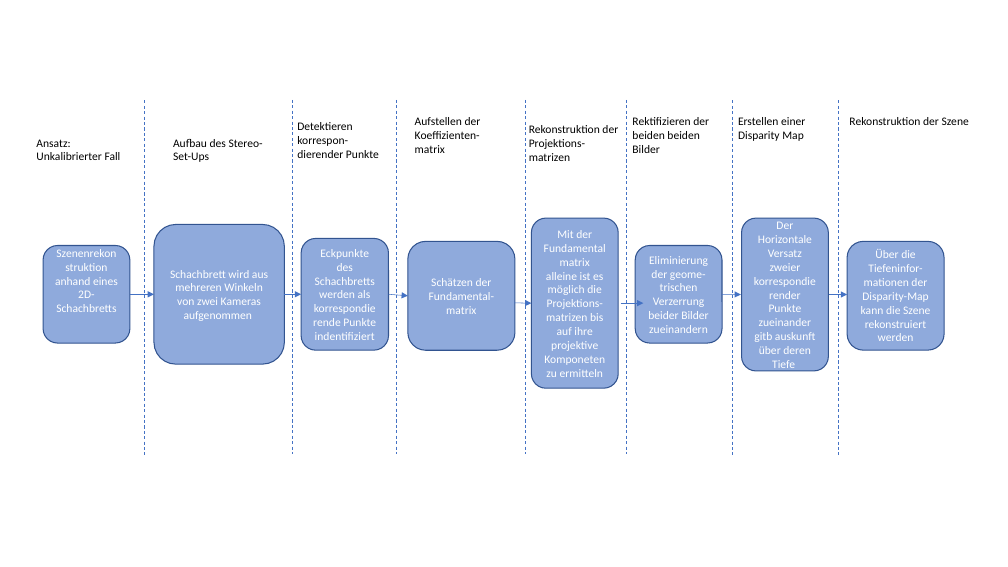
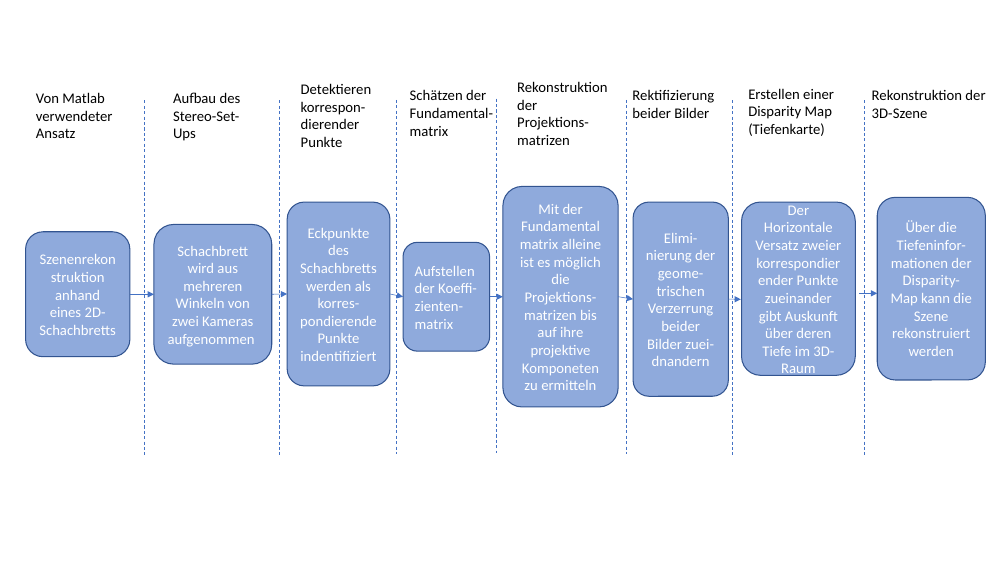
Before and after one commit to anjak610/MasterDuCC, a slide deck: slide 3 of Thesis/ThesisArbeit_V3/images/ArbeitsProzessReal.pptx. Drawn at 1008x567 pixels with LibreOffice and Linux fonts; fonts in the diff are those of the drawing. Boxes give left, top, right and bottom in pixels: in the first picture for what was removed or moved away, otherwise in the second. Text is boxed around its words. In the diff, an @@ line names an element or a change of style, - is before the commit and + after.

```diff
--- a/Thesis/ThesisArbeit_V3/images/ArbeitsProzessReal.pptx
+++ b/Thesis/ThesisArbeit_V3/images/ArbeitsProzessReal.pptx
@@ size 11 to 14 pt in 7 elements at bbox=[154, 225, 272, 364], bbox=[26, 232, 130, 357], bbox=[301, 83, 372, 147], bbox=[503, 187, 618, 408], bbox=[517, 81, 607, 145], bbox=[877, 197, 985, 380], bbox=[173, 92, 241, 141] @@
@@ text "Aufbau des Stereo-Set-Ups": place and size @@
-text "Aufbau des Stereo-Set-Ups" at bbox=[173, 139, 263, 162]
+text "Aufbau des Stereo-Set-Ups" at bbox=[173, 92, 241, 141]
@@ text "Detektieren korrespon-dierender Punkte": place and size @@
-text "Detektieren korrespon-dierender Punkte" at bbox=[297, 122, 379, 158]
+text "Detektieren korrespon-dierender Punkte" at bbox=[301, 83, 372, 147]
@@ text at bbox=[410, 89, 493, 136]: text changed; size 11 to 14 pt @@
-Aufstellen der Koeffizienten-matrix
+Schätzen der Fundamental-matrix
@@ text "Rekonstruktion der Projektions-matrizen": place and size @@
-text "Rekonstruktion der Projektions-matrizen" at bbox=[529, 125, 618, 161]
+text "Rekonstruktion der Projektions-matrizen" at bbox=[517, 81, 607, 145]
@@ text "Erstellen einer Disparity Map": place and size @@
-text "Erstellen einer Disparity Map" at bbox=[738, 117, 805, 141]
+text "Erstellen einer Disparity Map" at bbox=[748, 88, 834, 136]
@@ text at bbox=[748, 88, 834, 119]: size 11 to 14 pt in "Erstellen einer Disparity Map" @@
@@ text at bbox=[872, 89, 985, 118]: text changed; size 11 to 14 pt @@
-Rekonstruktion der Szene
+Rekonstruktion der 3D-Szene
@@ text at bbox=[36, 92, 113, 138]: text changed; size 11 to 14 pt @@
-Ansatz:
-Unkalibrierter Fall
+Von Matlab verwendeter Ansatz
@@ line moved from (293, 100) - (293, 454) to (280, 101) - (280, 455) @@
@@ line moved from (525, 100) - (525, 454) to (496, 98) - (496, 453) @@
@@ text at bbox=[632, 90, 714, 118]: text changed; size 11 to 14 pt @@
-Rektifizieren der beiden beiden Bilder
+Rektifizierung beider Bilder
@@ line moved from (839, 101) - (839, 455) to (864, 101) - (864, 455) @@
@@ text at bbox=[748, 123, 825, 136]: paragraph added @@
+(Tiefenkarte)
@@ rounded rectangle "Eckpunkte des Schachbretts werden als ...": place and size @@
-rounded rectangle "Eckpunkte des Schachbretts werden als ..." at bbox=[301, 238, 389, 350]
+rounded rectangle "Eckpunkte des Schachbretts werden als ..." at bbox=[287, 202, 390, 386]
@@ rounded rectangle "Mit der Fundamentalmatrix alleine ist ...": place and size @@
-rounded rectangle "Mit der Fundamentalmatrix alleine ist ..." at bbox=[532, 218, 619, 388]
+rounded rectangle "Mit der Fundamentalmatrix alleine ist ..." at bbox=[503, 187, 618, 408]
@@ rounded rectangle "Elimi-nierung der geome-trischen Verzerrung beider ...": place and size @@
-rounded rectangle "Elimi-nierung der geome-trischen Verzerrung beider ..." at bbox=[635, 246, 722, 343]
+rounded rectangle "Elimi-nierung der geome-trischen Verzerrung beider ..." at bbox=[633, 202, 728, 396]
@@ rounded rectangle "Der Horizontale Versatz zweier korrespondierender ...": place and size @@
-rounded rectangle "Der Horizontale Versatz zweier korrespondierender ..." at bbox=[742, 218, 829, 371]
+rounded rectangle "Der Horizontale Versatz zweier korrespondierender ..." at bbox=[742, 202, 855, 375]
@@ text in rounded rectangle at bbox=[755, 202, 841, 378]: text changed; size 11 to 14 pt @@
-Der Horizontale Versatz zweier korrespondierender Punkte zueinander gitb auskunft über deren Tiefe
+Der Horizontale Versatz zweier korrespondierender Punkte zueinander gibt Auskunft über deren Tiefe im 3D-Raum
@@ rounded rectangle "Über die Tiefeninfor-mationen der Disparity-Map ...": place and size @@
-rounded rectangle "Über die Tiefeninfor-mationen der Disparity-Map ..." at bbox=[848, 241, 944, 350]
+rounded rectangle "Über die Tiefeninfor-mationen der Disparity-Map ..." at bbox=[877, 197, 985, 380]
@@ rounded rectangle "Szenenrekonstruktion anhand eines 2D-Schachbretts": place and size @@
-rounded rectangle "Szenenrekonstruktion anhand eines 2D-Schachbretts" at bbox=[43, 246, 130, 343]
+rounded rectangle "Szenenrekonstruktion anhand eines 2D-Schachbretts" at bbox=[26, 232, 130, 357]
@@ rounded rectangle "Schachbrett wird aus mehreren Winkeln ...": place and size @@
-rounded rectangle "Schachbrett wird aus mehreren Winkeln ..." at bbox=[154, 225, 284, 364]
+rounded rectangle "Schachbrett wird aus mehreren Winkeln ..." at bbox=[154, 225, 272, 364]
@@ text in rounded rectangle at bbox=[300, 228, 377, 361]: text changed; size 11 to 14 pt @@
-Eckpunkte des Schachbretts werden als korrespondierende Punkte indentifiziert
+Eckpunkte des Schachbretts werden als korres-pondierende Punkte indentifiziert
@@ text in rounded rectangle at bbox=[646, 233, 715, 366]: text changed; size 11 to 14 pt @@
-Eliminierung der geome-trischen Verzerrung beider Bilder zueinandern
+Elimi-nierung der geome-trischen Verzerrung beider Bilder zuei-dnandern
@@ rounded rectangle "Aufstellen der Koeffi-zienten-matrix": place and size @@
-rounded rectangle "Aufstellen der Koeffi-zienten-matrix" at bbox=[408, 241, 515, 350]
+rounded rectangle "Aufstellen der Koeffi-zienten-matrix" at bbox=[403, 242, 490, 351]
@@ text in rounded rectangle at bbox=[415, 266, 477, 329]: text changed; size 11 to 14 pt @@
-Schätzen der Fundamental-matrix
+Aufstellen der Koeffi-zienten-matrix
@@ arrow moved from (284, 294) - (301, 294) to (271, 294) - (287, 294) @@
@@ arrow moved from (389, 294) - (408, 296) to (390, 294) - (403, 296) @@
@@ arrow moved from (514, 303) - (532, 303) to (490, 296) - (503, 296) @@
@@ arrow moved from (621, 303) - (644, 303) to (619, 296) - (633, 299) @@
@@ arrow moved from (722, 294) - (741, 295) to (728, 299) - (741, 299) @@
@@ arrow moved from (830, 295) - (848, 295) to (860, 293) - (877, 293) @@
```
Also in this commit, not shown: 2 other slides changed, 17 other files.
